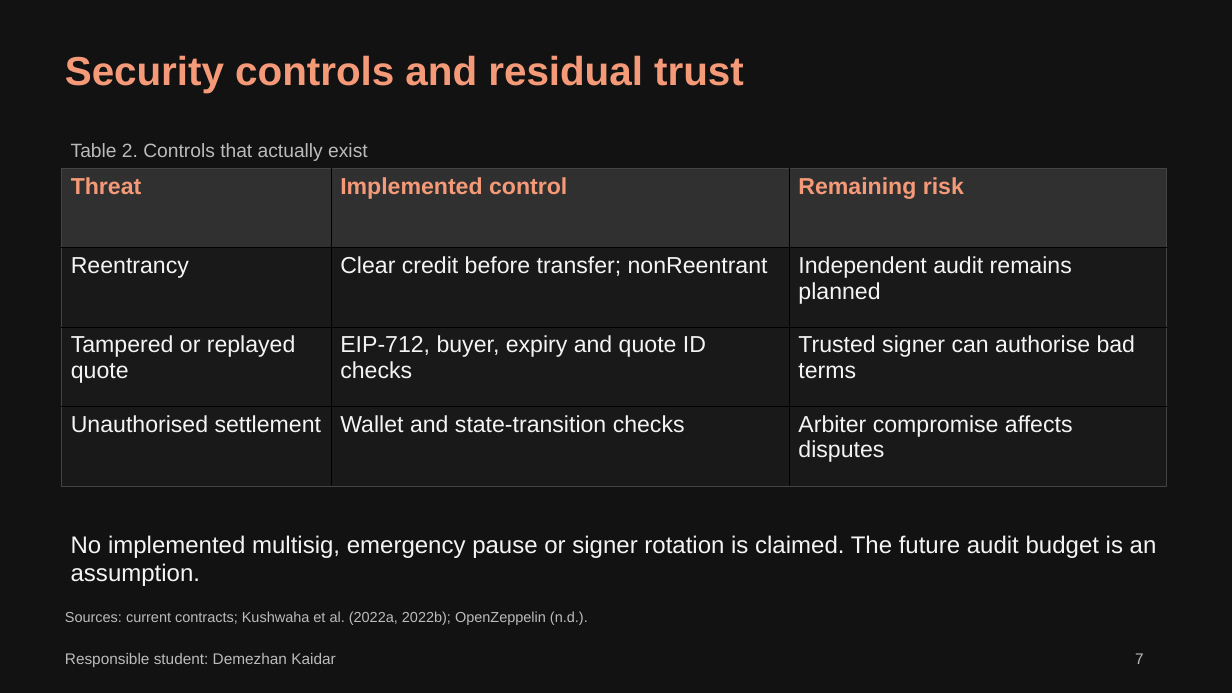
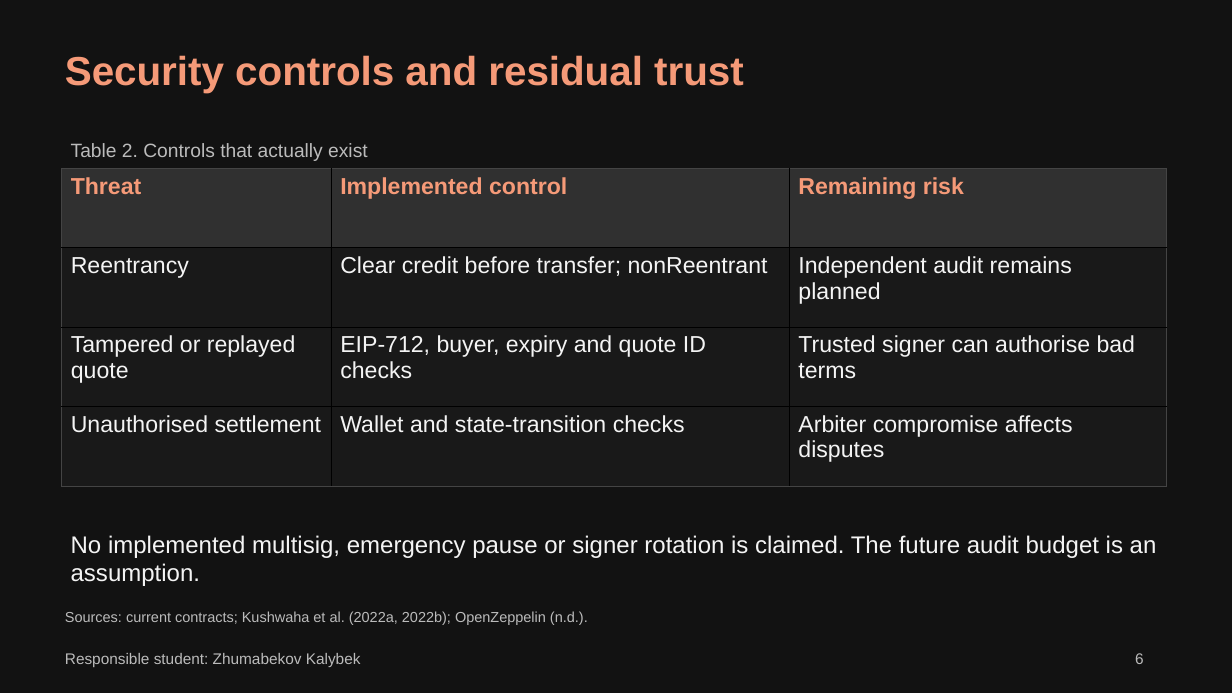
Before and after one commit to ONI-COLLI/Artguard, a slide deck: slide 6 of deliverables/final-project/Team03_FP_Presentation.pptx (slide 7 before the commit). Drawn at 1232x693 pixels with LibreOffice and Linux fonts; fonts in the diff are those of the drawing. Boxes give left, top, right and bottom in pixels: in the first picture for what was removed or moved away, otherwise in the second. Text is boxed around its words. In the diff, an @@ line names an element or a change of style, - is before the commit and + after.

```diff
--- a/deliverables/final-project/Team03_FP_Presentation.pptx
+++ b/deliverables/final-project/Team03_FP_Presentation.pptx
@@ text at box(65, 653, 361, 667): text changed @@
-Responsible student: Demezhan Kaidar
+Responsible student: Zhumabekov Kalybek
@@ text at box(1135, 653, 1144, 664): text changed @@
-7
+6
```
Also in this commit, not shown: 15 other slides changed, 15 other files.
